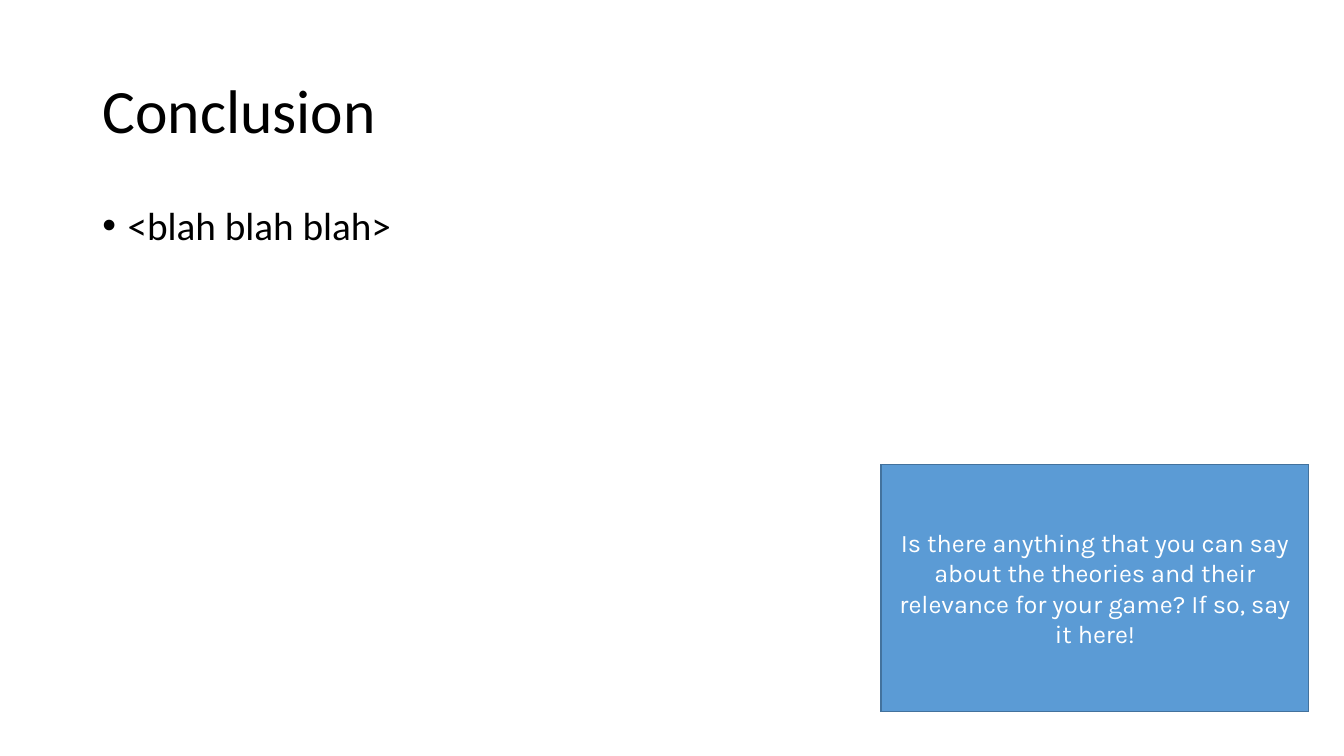
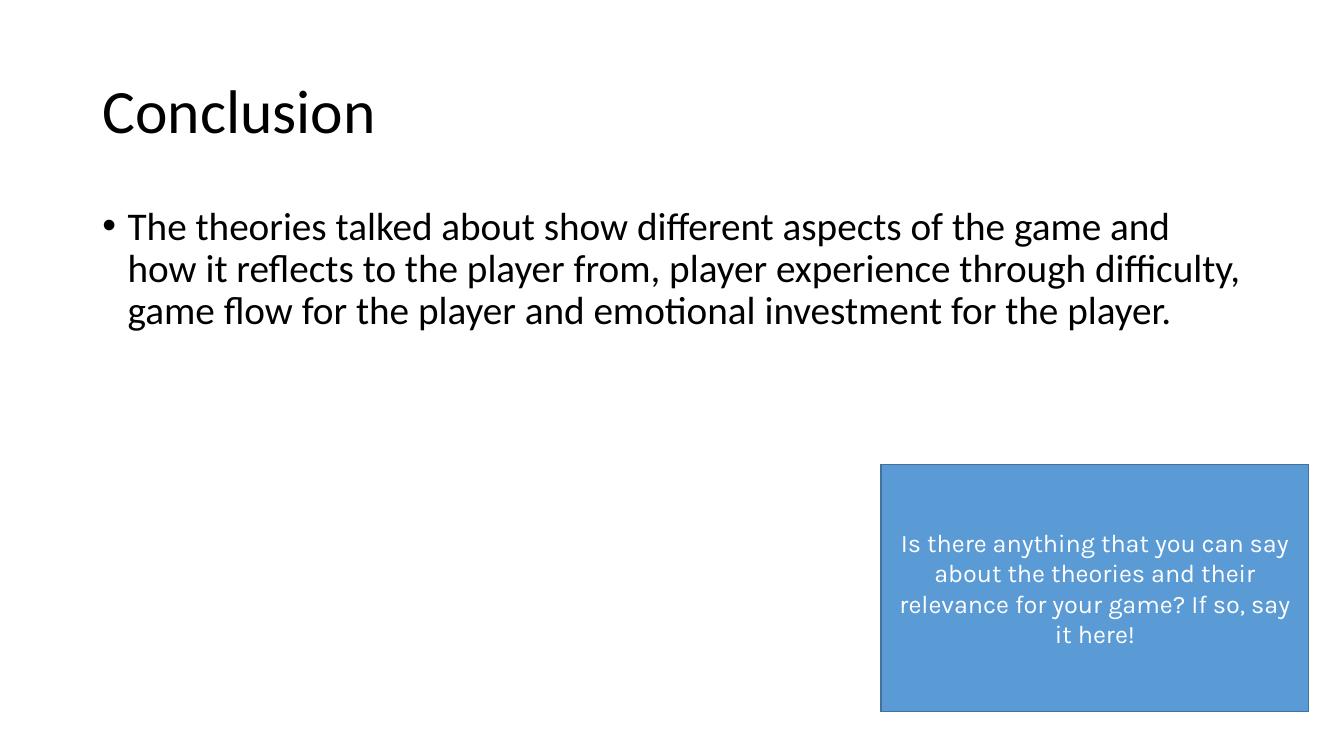
Before and after one commit to Mukkablue/PotatoEatersGame, a slide deck: slide 9 of ExamPresentationTemplate.pptx. Drawn at 1344x756 pixels with LibreOffice and Linux fonts; fonts in the diff are those of the drawing. Boxes give left, top, right and bottom in pixels: in the first picture for what was removed or moved away, otherwise in the second. Text is boxed around its words. In the diff, an @@ line names an element or a change of style, - is before the commit and + after.

```diff
--- a/ExamPresentationTemplate.pptx
+++ b/ExamPresentationTemplate.pptx
@@ text at (128,212,1240,331): text changed @@
-• <blah blah blah>
+• The theories talked about show different aspects of the game and how it reflects to the player from, player experience through difficulty, game flow for the player and emotional investment for the player.
```
Also in this commit, not shown: 2 other slides changed.
